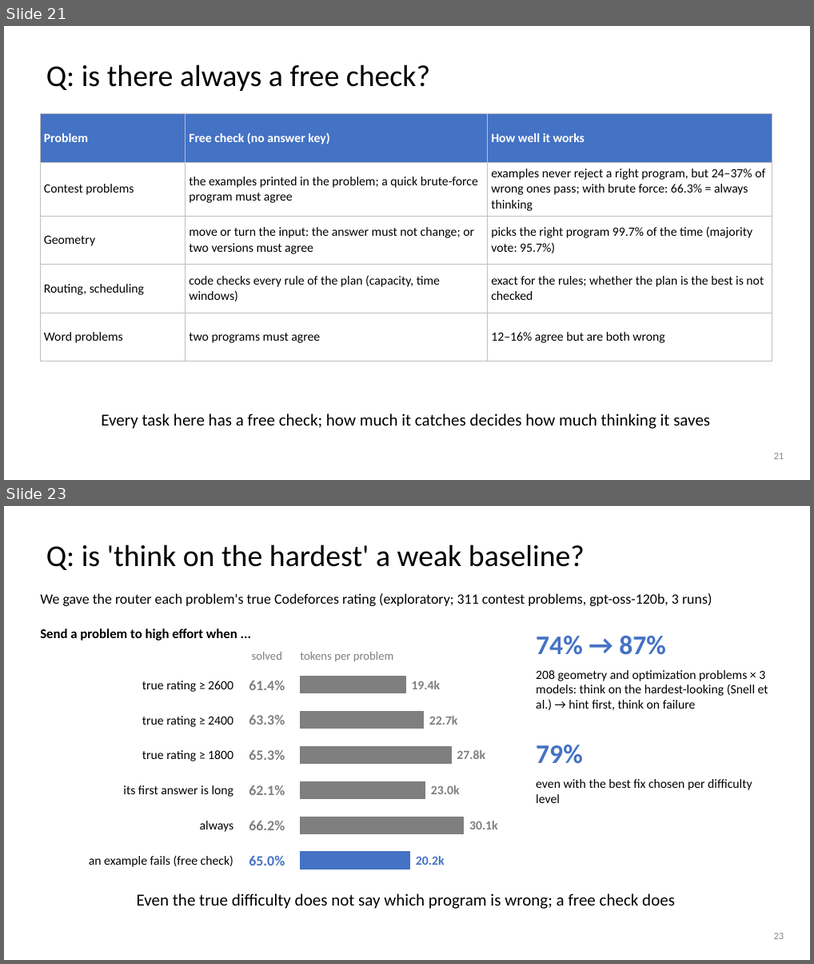
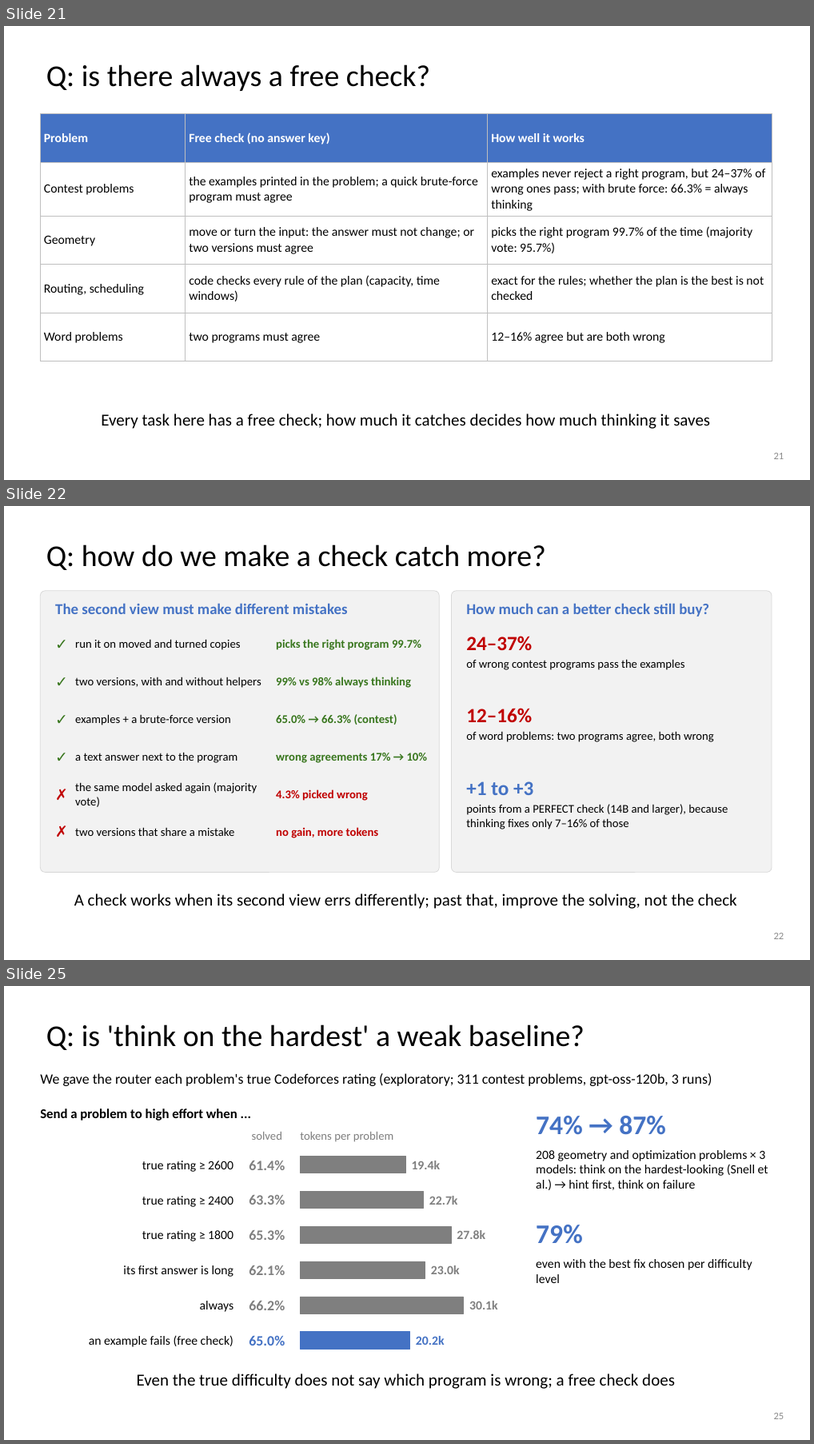
Before and after one commit to dlwns147/CSED490E_Project_Team5, a slide deck: Proposal_Team5.pptx. Shown one above the other, each under a label of ours: slides 21 and 23 before the commit, slides 21, 22 and 25 after it; the slides between them are not shown. The pictures are 814x964 and 814x1444 pixels, drawn with LibreOffice and Linux fonts; fonts in the diff are those of the drawing. Boxes give left, top, right and bottom in pixels: in the first picture for what was removed or moved away, otherwise in the second. Text is boxed around its words. In the diff, an @@ line names an element or a change of style, - is before the commit and + after.

```diff
--- a/Proposal_Team5.pptx
+++ b/Proposal_Team5.pptx
@@ slide 22 added at bbox=[4, 506, 810, 960], background #FFFFFF @@
@@ title added at bbox=[46, 544, 546, 570], 36 pt, text #000000 @@
+Q: how do we make a check catch more?
@@ rounded rectangle added at bbox=[40, 591, 439, 872], fill #F2F2F2, outline #D9D9D9 0.75 pt @@
@@ rounded rectangle added at bbox=[452, 591, 772, 872], fill #F2F2F2, outline #D9D9D9 0.75 pt @@
@@ text added at bbox=[55, 603, 348, 614], 18 pt, text #4472C4, bold @@
+The second view must make different mistakes
@@ text added at bbox=[466, 603, 710, 616], 18 pt, text #4472C4, bold @@
+How much can a better check still buy?
@@ text added at bbox=[55, 627, 74, 660], 18 pt, text #38761D, bold @@
+✓
@@ text added at bbox=[75, 639, 241, 650], 14 pt, text #000000 @@
+run it on moved and turned copies
@@ text added at bbox=[276, 639, 422, 650], 14 pt, text #38761D, bold @@
+picks the right program 99.7%
@@ text added at bbox=[466, 636, 532, 651], 24 pt, text #C00000, bold @@
+24–37%
@@ text added at bbox=[55, 664, 74, 698], 18 pt, text #38761D, bold @@
+✓
@@ text added at bbox=[466, 659, 685, 670], 14 pt, text #000000 @@
+of wrong contest programs pass the examples
@@ text added at bbox=[75, 676, 262, 688], 14 pt, text #000000 @@
+two versions, with and without helpers
@@ text added at bbox=[276, 676, 411, 688], 14 pt, text #38761D, bold @@
+99% vs 98% always thinking
@@ text added at bbox=[55, 702, 74, 736], 18 pt, text #38761D, bold @@
+✓
@@ text added at bbox=[75, 714, 231, 725], 14 pt, text #000000 @@
+examples + a brute-force version
@@ text added at bbox=[276, 714, 398, 724], 14 pt, text #38761D, bold @@
+65.0% → 66.3% (contest)
@@ text added at bbox=[466, 708, 532, 723], 24 pt, text #C00000, bold @@
+12–16%
@@ text added at bbox=[55, 740, 74, 772], 18 pt, text #38761D, bold @@
+✓
@@ text added at bbox=[466, 731, 714, 742], 14 pt, text #000000 @@
+of word problems: two programs agree, both wrong
@@ text added at bbox=[75, 752, 238, 763], 14 pt, text #000000 @@
+a text answer next to the program
@@ text added at bbox=[276, 752, 428, 763], 14 pt, text #38761D, bold @@
+wrong agreements 17% → 10%
@@ text added at bbox=[55, 777, 74, 810], 18 pt, text #C00000, bold @@
+✗
@@ text added at bbox=[75, 782, 258, 807], 14 pt, text #000000 @@
+the same model asked again (majority vote)
@@ text added at bbox=[276, 789, 368, 800], 14 pt, text #C00000, bold @@
+4.3% picked wrong
@@ text added at bbox=[466, 781, 534, 795], 24 pt, text #4472C4, bold @@
++1 to +3
@@ text added at bbox=[55, 815, 74, 848], 18 pt, text #C00000, bold @@
+✗
@@ text added at bbox=[466, 804, 728, 829], 14 pt, text #000000 @@
+points from a PERFECT check (14B and larger), because thinking fixes only 7–16% of those
@@ text added at bbox=[75, 827, 234, 836], 14 pt, text #000000 @@
+two versions that share a mistake
@@ text added at bbox=[276, 827, 379, 838], 14 pt, text #C00000, bold @@
+no gain, more tokens
@@ text added at bbox=[74, 893, 738, 908], 20 pt, text #000000 @@
+A check works when its second view errs differently; past that, improve the solving, not the check
@@ page number added at bbox=[774, 932, 785, 939], 12 pt, text #8C8C8C @@
+22
@@ what was slide 23 is now slide 25 @@
```
Also in this commit, not shown: 4 slides changed, 1 other slide added, 4 other files.
